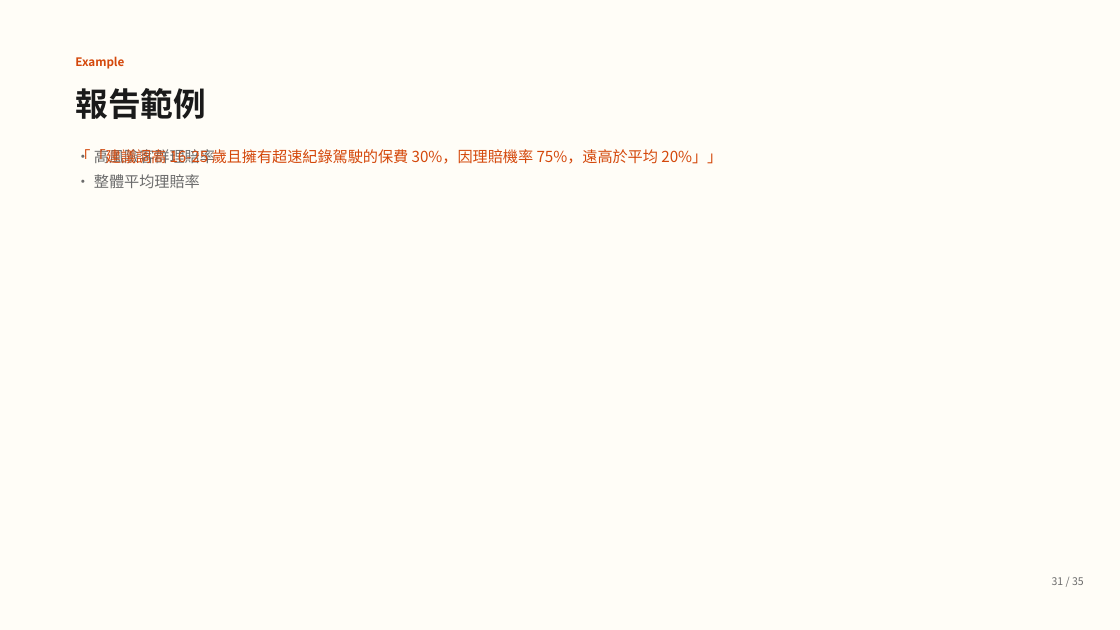
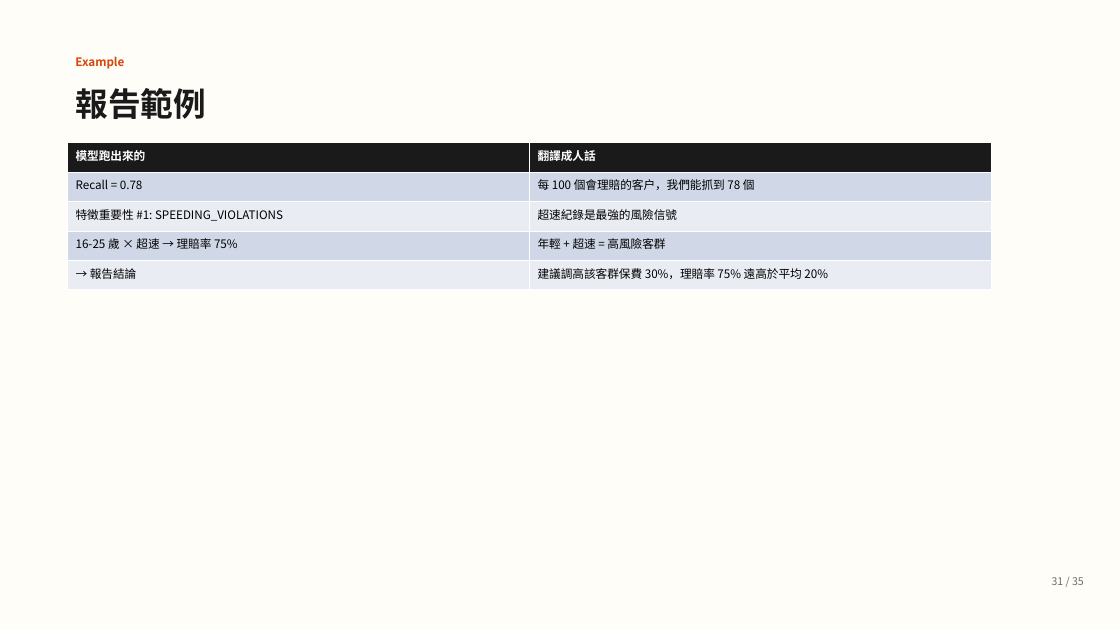
Before and after one commit to guanyuhoujeff/114-2-Data-Analysis-in-Casualty-Insurance-co-teaching, a slide deck: slide 31 of presentation_v2.pptx. Drawn at 1120x630 pixels with LibreOffice and Linux fonts; fonts in the diff are those of the drawing. Boxes give left, top, right and bottom in pixels: in the first picture for what was removed or moved away, otherwise in the second. Text is boxed around its words. In the diff, an @@ line names an element or a change of style, - is before the commit and + after.

```diff
--- a/presentation_v2.pptx
+++ b/presentation_v2.pptx
@@ table added at [67,143,991,290], 5 rows, 2 columns @@
+模型跑出來的 | 翻譯成人話
+Recall = 0.78 | 每 100 個會理賠的客戶，我們能抓到 78 個
+特徵重要性 #1: SPEEDING_VIOLATIONS | 超速紀錄是最強的風險信號
+16-25 歲 × 超速 → 理賠率 75% | 年輕 + 超速 = 高風險客群
+→ 報告結論 | 建議調高該客群保費 30%，理賠率 75% 遠高於平均 20%
@@ text removed at [75,149,722,164] @@
-「「建議調高 16-25 歲且擁有超速紀錄駕駛的保費 30%，因理賠機率 75%，遠高於平均 20%」」
@@ text removed at [94,146,215,188] @@
-• 高風險客群理賠率
-• 整體平均理賠率
```
Also in this commit, not shown: 15 other slides changed, 6 slides added, 6 slides removed, 4 other files.
